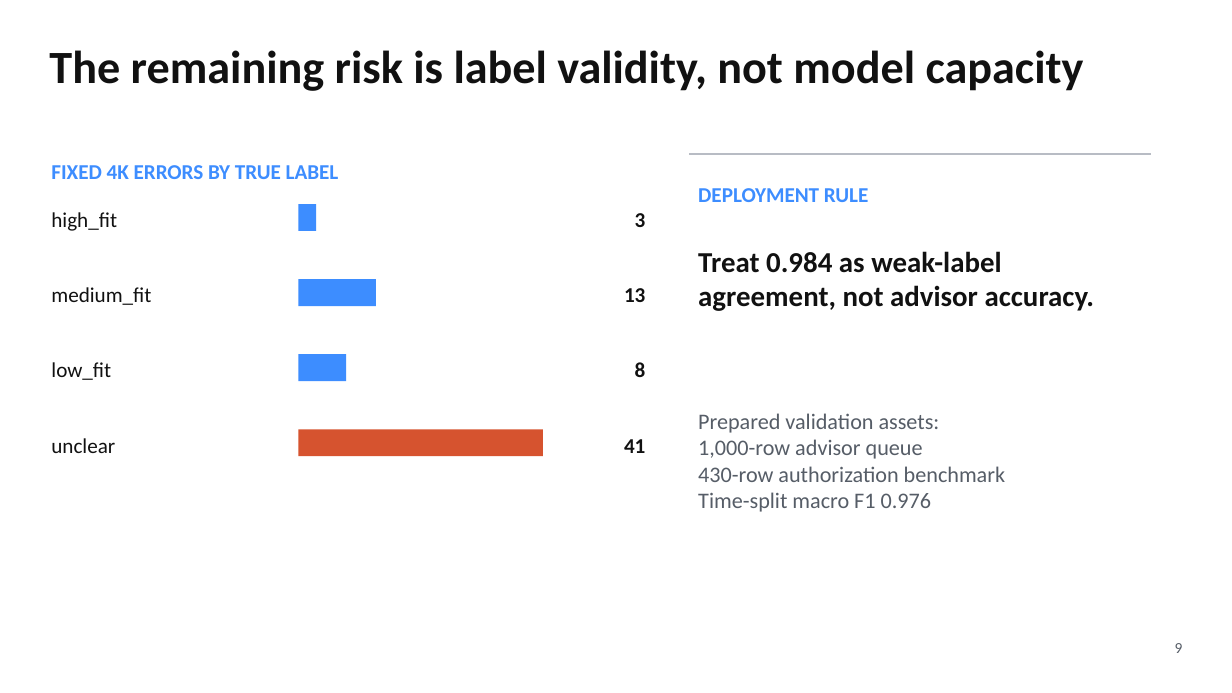
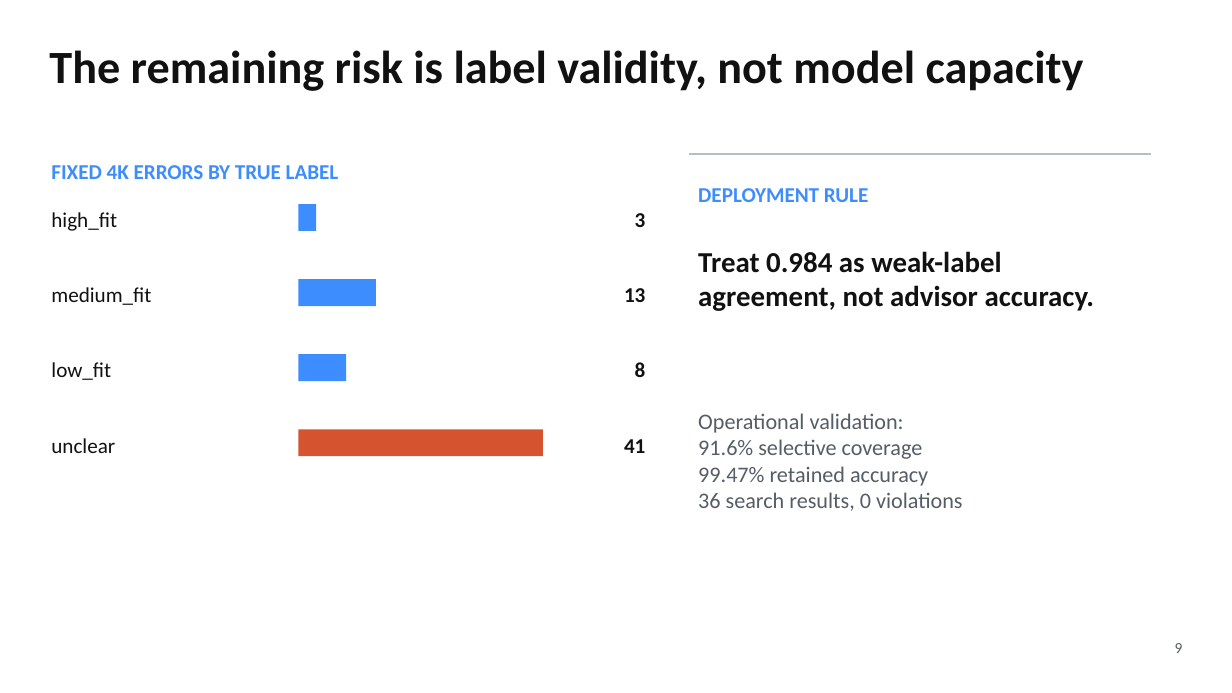
Before and after one commit to Kongbai815/job-matching-nlp, a slide deck: slide 9 of slides/MSBA_Job_Matching_Final_Deck.pptx. Drawn at 1232x693 pixels with LibreOffice and Linux fonts; fonts in the diff are those of the drawing. Boxes give left, top, right and bottom in pixels: in the first picture for what was removed or moved away, otherwise in the second. Text is boxed around its words. In the diff, an @@ line names an element or a change of style, - is before the commit and + after.

Commit message:
Add calibrated review and batch search controls

```diff
--- a/slides/MSBA_Job_Matching_Final_Deck.pptx
+++ b/slides/MSBA_Job_Matching_Final_Deck.pptx
@@ text at <box>698,413,963,511</box>: text changed @@
-Prepared validation assets:
-1,000-row advisor queue
-430-row authorization benchmark
-Time-split macro F1 0.976
+Operational validation:
+91.6% selective coverage
+99.47% retained accuracy
+36 search results, 0 violations
```
Also in this commit, not shown: 3 other slides changed, 29 other files.
